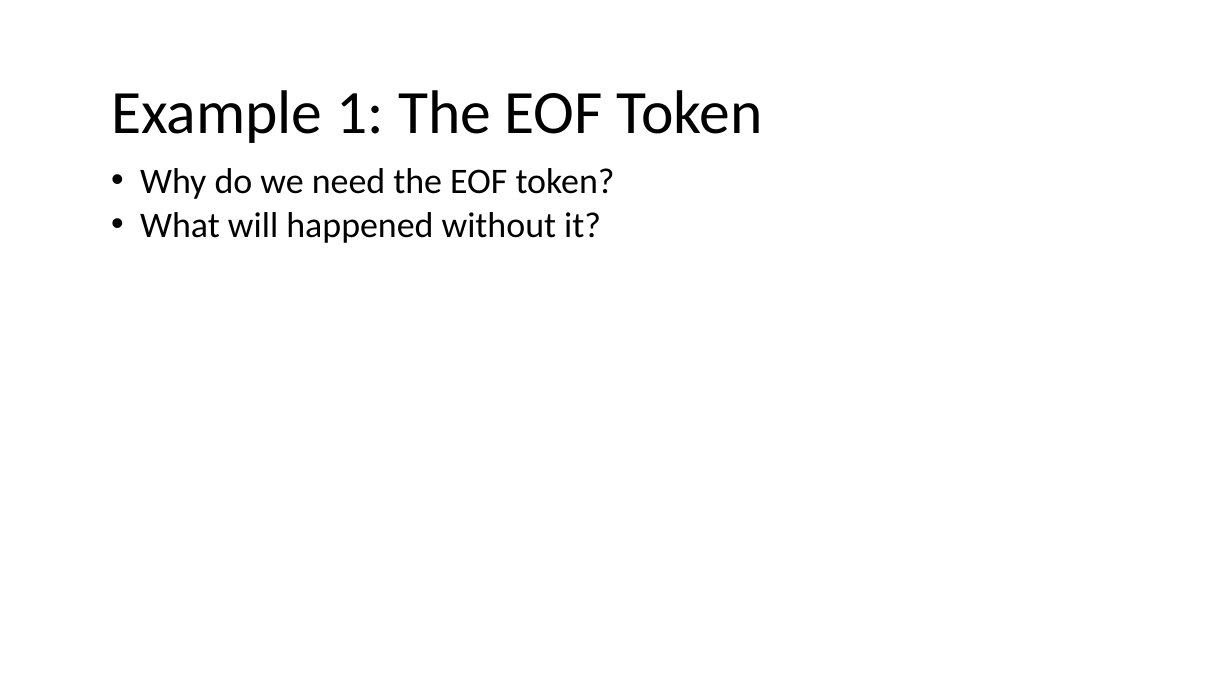
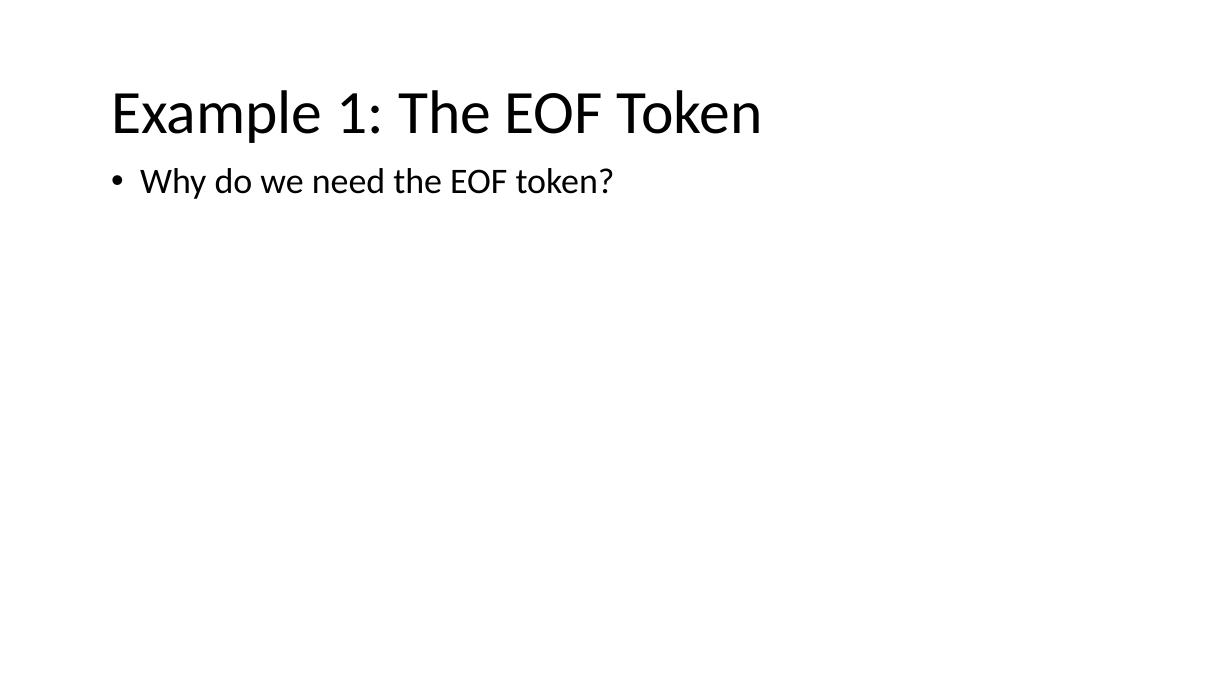
Before and after one commit to nivshani/compilation, a slide deck: slide 100 of slides/lexical_analysis.pptx. Drawn at 1232x693 pixels with LibreOffice and Linux fonts; fonts in the diff are those of the drawing. Boxes give left, top, right and bottom in pixels: in the first picture for what was removed or moved away, otherwise in the second. Text is boxed around its words. In the diff, an @@ line names an element or a change of style, - is before the commit and + after.

```diff
--- a/slides/lexical_analysis.pptx
+++ b/slides/lexical_analysis.pptx
@@ text at box(140, 212, 601, 243): paragraph removed @@
-• What will happened without it?
```
Also in this commit, not shown: 17 other slides changed, 1 slide added, 1 other file.
